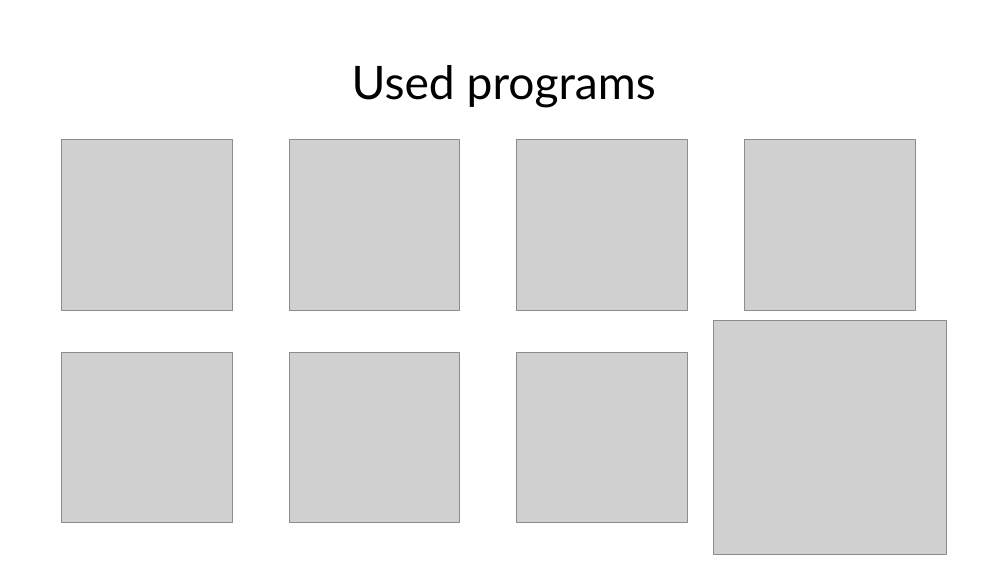
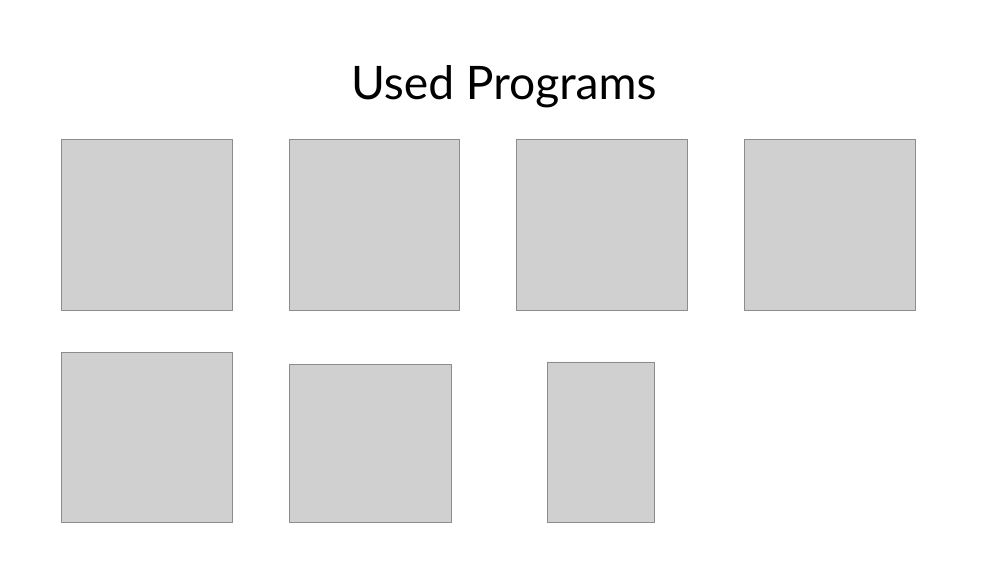
Before and after one commit to codingburgas/MathSolvers, a slide deck: slide 5 of docs/Math Solvers.pptx. Drawn at 1008x567 pixels with LibreOffice and Linux fonts; fonts in the diff are those of the drawing; grey boxes stand for pictures; background and template pictures are left out. Boxes give left, top, right and bottom in pixels: in the first picture for what was removed or moved away, otherwise in the second. Text is boxed around its words. In the diff, an @@ line names an element or a change of style, - is before the commit and + after.

```diff
--- a/docs/Math Solvers.pptx
+++ b/docs/Math Solvers.pptx
@@ title at (x1=351, y1=65, x2=657, y2=108): text changed @@
-Used programs
+Used Programs
@@ picture removed at (x1=714, y1=321, x2=948, y2=554) @@
@@ picture resized from (x1=289, y1=352, x2=460, y2=523) to (x1=289, y1=364, x2=451, y2=523) @@
@@ picture resized from (x1=517, y1=352, x2=688, y2=523) to (x1=547, y1=362, x2=655, y2=523) @@
```
Also in this commit, not shown: 2 other slides changed, 3 slides added, 4 slides removed, 41 other files.
